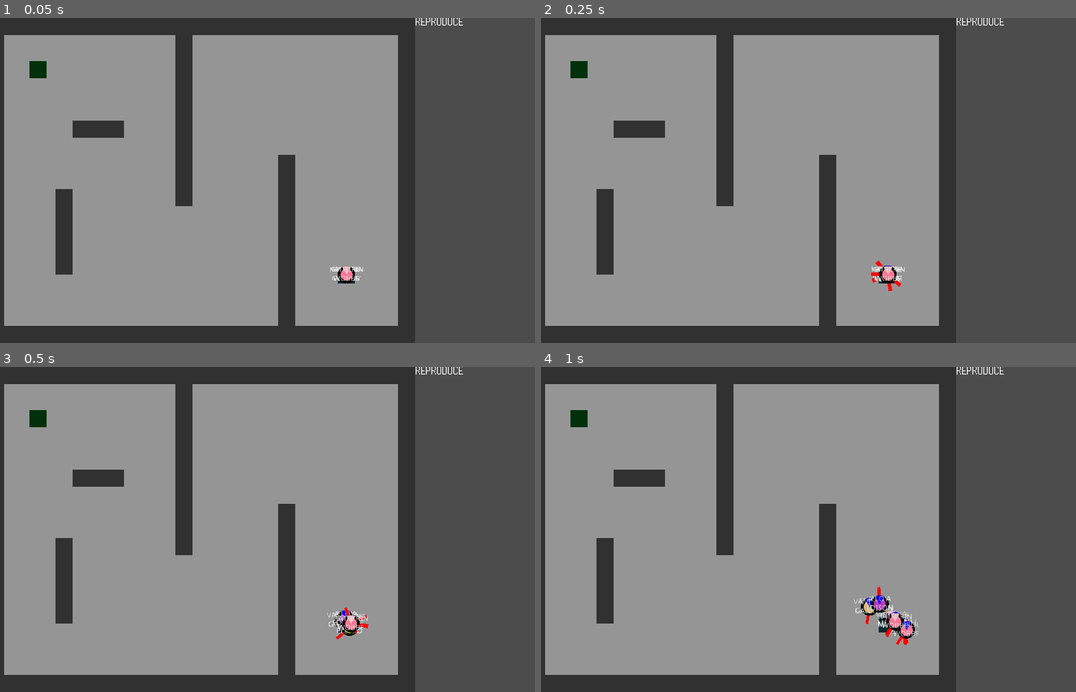
Above: before the commit, frames 1-4 (two rows, left to right).
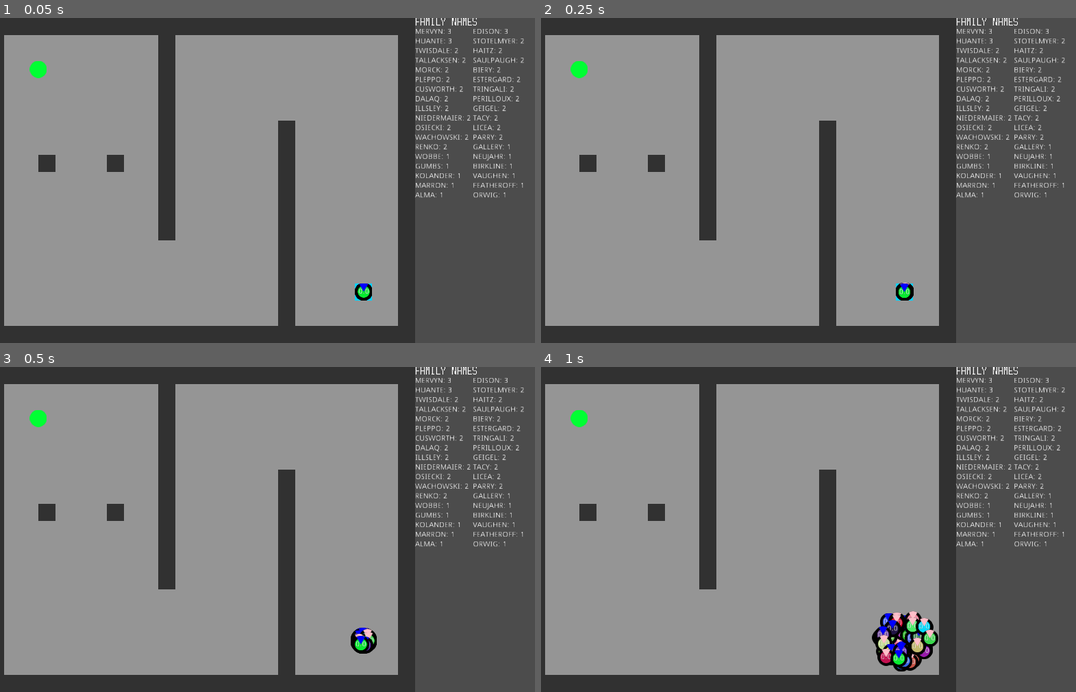
Above: after the commit, the same moments.

Repository: Thallium204/Genetics
Game: Godot game, scene res://Main.tscn
Same seed, same stepped clock (60 frames per second), same inputs: the game is played once before the commit and once after it.
Inputs:
- Up to frame 1 (0.05 s): no input
- Up to frame 2 (0.25 s): no input
- Up to frame 3 (0.5 s): no input
- Up to frame 4 (1 s): no input

The runs differ from the first frame. In frame 1, 8.2% of the frame differs, in the area x 5-98%, y 0-87%; in frame 2, 8.3%; in frame 3, 8.5%; in frame 4, 9.8%, in the area x 5-98%, y 0-94%.
Error after the commit: Division By Zero in operator '/'. (res://navigation.gd:15)

Commit message:
family update v.2.0

Diff:
--- a/Goal.tscn
+++ b/Goal.tscn
@@ -1,6 +1,6 @@
 [gd_scene load_steps=4 format=2]
 
-[ext_resource path="res://assets/wall.svg" type="Texture" id=1]
+[ext_resource path="res://assets/circle.svg" type="Texture" id=1]
 [ext_resource path="res://goal.gd" type="Script" id=2]
 
 [sub_resource type="RectangleShape2D" id=1]
--- a/Main.tscn
+++ b/Main.tscn
@@ -6,15 +6,16 @@
 [ext_resource path="res://gene_splicer.gd" type="Script" id=4]
 [ext_resource path="res://assets/floor.svg" type="Texture" id=5]
 [ext_resource path="res://voxilent.ttf" type="DynamicFontData" id=6]
+[ext_resource path="res://ui.gd" type="Script" id=7]
 
 [sub_resource type="ConvexPolygonShape2D" id=1]
 points = PoolVector2Array( 32, 32, 0, 32, 0, 0, 32, 0 )
 
-[sub_resource type="NavigationPolygon" id=3]
+[sub_resource type="NavigationPolygon" id=2]
 vertices = PoolVector2Array( 32, 32, 0, 32, 0, 0, 32, 0 )
 polygons = [ PoolIntArray( 0, 1, 2, 3 ) ]
 
-[sub_resource type="TileSet" id=2]
+[sub_resource type="TileSet" id=3]
 1/name = "wall.svg 1"
 1/texture = ExtResource( 3 )
 1/tex_offset = Vector2( 0, 0 )
@@ -63,10 +64,10 @@
 
 [node name="Map" type="TileMap" parent="."]
 show_behind_parent = true
-tile_set = SubResource( 2 )
+tile_set = SubResource( 3 )
 cell_size = Vector2( 32, 32 )
 format = 1
-tile_data = PoolIntArray( 0, 1, 0, 1, 1, 0, 2, 1, 0, 3, 1, 0 …(183 unchanged characters)… 0, 23, 1, 0, 24, 1, 0, 65536, 1, 0, 65547, 1, 0, 65560, 1, 0, 131072, 1, 0, 131083, 1, 0, 131096, 1, 0, 196608, 1, 0, 196619, 1, 0, 196632, 1, 0, 262144, 1, 0, 262155, 1, 0, 262168, 1, 0, 327680, 1, 0, 327691, 1, 0, 327704, 1, 0, 393216, 1, 0, 393221, 1, 0, 393222, 1, 0, 393223, 1, 0, 393227, 1, 0, 393240, 1, 0, 458752, 1, 0, 458763, 1, 0, 458776, 1, 0, 524288, 1, 0, 524299, 1, 0, 524305, 1, 0, 524312, 1, 0, 589824, 1, 0, 589835, 1, 0, 589841, 1, 0, 589848, 1, 0, 655360, 1, 0, 655364, 1, 0, 655371, 1, 0, 655377, 1, 0, 655384, 1, 0, 720896, 1, 0, 720900, 1, 0, 720913, 1, 0, 720920, 1, 0, 786432, 1, 0, 786436, 1, 0, 786449, 1, 0, 786456, 1, 0, 851968, 1, 0, 851972, 1, 0, 851985, 1, 0, 851992, 1, 0, 917504, 1, 0, 917508, 1, 0, 917521, 1, 0, 917528, 1, 0, 9830 …(503 unchanged characters)…
+tile_data = PoolIntArray( 0, 1, 0, 1, 1, 0, 2, 1, 0, 3, 1, 0 …(183 unchanged characters)… 0, 23, 1, 0, 24, 1, 0, 65536, 1, 0, 65546, 1, 0, 65560, 1, 0, 131072, 1, 0, 131082, 1, 0, 131096, 1, 0, 196608, 1, 0, 196618, 1, 0, 196632, 1, 0, 262144, 1, 0, 262154, 1, 0, 262168, 1, 0, 327680, 1, 0, 327690, 1, 0, 327704, 1, 0, 393216, 1, 0, 393226, 1, 0, 393233, 1, 0, 393240, 1, 0, 458752, 1, 0, 458762, 1, 0, 458769, 1, 0, 458776, 1, 0, 524288, 1, 0, 524291, 1, 0, 524295, 1, 0, 524298, 1, 0, 524305, 1, 0, 524312, 1, 0, 589824, 1, 0, 589834, 1, 0, 589841, 1, 0, 589848, 1, 0, 655360, 1, 0, 655370, 1, 0, 655377, 1, 0, 655384, 1, 0, 720896, 1, 0, 720906, 1, 0, 720913, 1, 0, 720920, 1, 0, 786432, 1, 0, 786442, 1, 0, 786449, 1, 0, 786456, 1, 0, 851968, 1, 0, 851985, 1, 0, 851992, 1, 0, 917504, 1, 0, 917521, 1, 0, 917528, 1, 0, 9830 …(503 unchanged characters)…
 script = ExtResource( 4 )
 __meta__ = {
 "_edit_lock_": true
@@ -76,22 +77,24 @@
 position = Vector2( 96, 96 )
 
 [node name="Spawn" type="Node2D" parent="Map"]
-position = Vector2( 672, 480 )
+position = Vector2( 704, 512 )
 __meta__ = {
 "_edit_group_": true
 }
 
 [node name="Sprite" type="Sprite" parent="Map/Spawn"]
 modulate = Color( 0, 0.835294, 1, 1 )
-texture = ExtResource( 3 )
+texture = ExtResource( 5 )
 
 [node name="BestPath" type="Line2D" parent="."]
+visible = false
 width = 5.0
 
 [node name="UI" type="Control" parent="."]
 margin_left = 800.0
 margin_right = 1024.0
 margin_bottom = 608.0
+script = ExtResource( 7 )
 __meta__ = {
 "_edit_use_anchors_": false
 }
@@ -107,4 +110,11 @@
 margin_right = 224.0
 margin_bottom = 16.0
 theme = SubResource( 5 )
-text = "Reproduce"
+text = "FAMILY NAMES"
+
+[node name="GridContainer" type="GridContainer" parent="UI/VBox"]
+margin_top = 20.0
+margin_right = 224.0
+margin_bottom = 608.0
+size_flags_vertical = 3
+columns = 2
--- a/Rocket.tscn
+++ b/Rocket.tscn
@@ -1,10 +1,14 @@
-[gd_scene load_steps=5 format=2]
+[gd_scene load_steps=6 format=2]
 
 [ext_resource path="res://rocket.gd" type="Script" id=1]
 [ext_resource path="res://assets/circle.svg" type="Texture" id=2]
 [ext_resource path="res://assets/quad.svg" type="Texture" id=3]
 
-[sub_resource type="CircleShape2D" id=1]
+[sub_resource type="PhysicsMaterial" id=1]
+friction = 0.0
+bounce = 0.1
+
+[sub_resource type="CircleShape2D" id=2]
 radius = 16.0
 
 [node name="Rocket" type="RigidBody2D" groups=[
@@ -12,6 +16,7 @@
 ]]
 collision_layer = 2
 mode = 2
+physics_material_override = SubResource( 1 )
 contacts_reported = 1
 contact_monitor = true
 script = ExtResource( 1 )
@@ -32,9 +37,10 @@
 texture = ExtResource( 3 )
 
 [node name="Shape" type="CollisionShape2D" parent="."]
-shape = SubResource( 1 )
+shape = SubResource( 2 )
 
 [node name="Name" type="Label" parent="."]
+visible = false
 margin_left = -40.0
 margin_top = -20.0
 margin_right = 40.0
@@ -46,4 +52,17 @@
 __meta__ = {
 "_edit_use_anchors_": false
 }
+
+[node name="Score" type="Label" parent="."]
+margin_left = -40.0
+margin_top = -20.0
+margin_right = 40.0
+margin_bottom = 20.0
+text = "0.0"
+align = 1
+valign = 1
+clip_text = true
+__meta__ = {
+"_edit_use_anchors_": false
+}
 [connection signal="body_entered" from="." to="." method="_on_Rocket_body_entered"]
--- a/gene_splicer.gd
+++ b/gene_splicer.gd
@@ -1,6 +1,7 @@
 extends TileMap
 
 signal begin_simulation
+signal rockets_spawned
 signal end_simulation
 
 var rng = RandomNumberGenerator.new()
@@ -8,7 +9,7 @@
 
 enum Sex{MALE,FEMALE}
 
-const ROCKETS: = 32
+const ROCKETS: = 64
 
 const POOL_MAX: = 25 # Maximum number of gene copies added
 const POOL_MIN: = 1 # Minimum number of gene copies added
@@ -36,6 +37,7 @@
 	get_parent().update_path()
 	randomize_gene_pool()
 	connect("begin_simulation",self,"spawn_rockets")
+	connect("rockets_spawned",get_parent().get_node("UI"),"display_info")
 	emit_signal("begin_simulation")
 
 
@@ -100,7 +102,28 @@
 	goal_positions.append(goal_position)
 
 
-func add_genes(genes,rocket_position):
+func add_to_gene_pool(genes):
+
+	var sex_pool = []
+	if genes.sex == Sex.MALE:
+		sex_pool = gene_pool.fathers
+	else:
+		sex_pool = gene_pool.mothers
+
+	if sex_pool.empty():
+		sex_pool.append(genes)
+		return
+
+	for genes_index in sex_pool.size():
+		var other_genes = sex_pool[genes_index]
+		if genes.genetic_score > other_genes.genetic_score:
+			sex_pool.insert(genes_index,genes)
+			return
+
+	sex_pool.append(genes)
+
+
+func get_genetic_score(rocket_position):
 
 	var closest_distance = WORLD_BORDERS.length()
 	for goal_position in goal_positions:
@@ -114,39 +137,16 @@
 	var timing_score = 1 - simul_time / SIMUL_TIME
 	# genetic_score: 1 ~ best | 0 ~ worst
 	var genetic_score = (pow(2,closeness_score) - 1 + pow(2,timing_score) - 1) / 2.0
-
-	genes.genetic_score = genetic_score
-
-	add_to_gene_pool(genes)
-
-
-func add_to_gene_pool(genes):
-
-	var sex_pool = []
-	if genes.sex == Sex.MALE:
-		sex_pool = gene_pool.fathers
-	else:
-		sex_pool = gene_pool.mothers
-
-	if sex_pool.empty():
-		sex_pool.append(genes)
-		return
-
-	for genes_index in sex_pool.size():
-		var other_genes = sex_pool[genes_index]
-		if genes.genetic_score > other_genes.genetic_score:
-			sex_pool.insert(genes_index,genes)
-			return
-
-	sex_pool.append(genes)
+	print(closeness_score," ",timing_score," ",genetic_score)
+	return genetic_score
 
 
 func spawn_rockets():
-
+	print(get_tree().get_nodes_in_group("rocket").size())
 	#print_gene_pool(gene_pool)
-	print("\n")
+	#print("\n")
 	var relationships = min(gene_pool.mothers.size(),gene_pool.fathers.size())
-	for relation_id in min(gene_pool.mothers.size(),gene_pool.fathers.size()):
+	for relation_id in relationships:
 
 		var childrens_genes = get_childrens_genes()
 		for genes in childrens_genes:
@@ -159,45 +159,61 @@
 			rocket.thrust_time = SIMUL_TIME / float(thrust_length)
 			add_child(rocket)
 
+	var new_rockets_needed = ROCKETS - get_tree().get_nodes_in_group("rocket").size()
+	#print("extra rockets = ",new_rockets_needed)
+	for new_rocket_id in max(0,new_rockets_needed):
+
+		var rocket = rocket_load.instance()
+		rocket.position = $Spawn.position
+		connect("end_simulation",rocket,"die")
+		rocket.genes = generate_random_gene()
+		rocket.update_visuals(family_colors[rocket.genes.family_name])
+		rocket.thrust_time = SIMUL_TIME / float(thrust_length)
+		add_child(rocket)
+
 	gene_pool.fathers = []
 	gene_pool.mothers = []
 
+	emit_signal("rockets_spawned")
+
 
 func get_childrens_genes():
 
-	var father_genes = {}
-	var mother_genes = {}
+	var parents_genes = get_parents_genes()
+	var father_genes = parents_genes[0]
+	var mother_genes = parents_genes[1]
+	if mother_genes.empty() or father_genes.empty():
+		return []
+
+	#print(father_genes.first_name," ",father_genes.family_name," + ",
+	#mother_genes.first_name," ",mother_genes.family_name," = ")
+
+	var has_male_heir = false
+	var childrens_genes = []
+	var children_to_birth = round(rng.randfn(2.1,0.5))
+	for child_index in children_to_birth:
+		var child_genes = create_child_from_parents(father_genes,mother_genes)
+		#print("   ",child_genes.first_name," ",child_genes.family_name)
+		if child_genes.sex == Sex.MALE:
+			has_male_heir = true
+		childrens_genes.append(child_genes)
+
+#	if not has_male_heir:
+#		var child_genes = create_child_from_parents(father_genes,mother_genes,Sex.MALE)
+#		print("   ",child_genes.first_name," ",child_genes.family_name)
+#		childrens_genes.append(child_genes)
+
+	return childrens_genes
+
+
+func get_parents_genes():
 	for pot_mother_genes in gene_pool.mothers:
 		for pot_father_genes in gene_pool.fathers:
 			# incest prevention
 			if pot_mother_genes.family_name != pot_father_genes.family_name:
-				father_genes = pot_father_genes
 				gene_pool.fathers.erase(pot_father_genes)
-				mother_genes = pot_mother_genes
 				gene_pool.mothers.erase(pot_mother_genes)
-				break
-	if mother_genes.empty() or father_genes.empty():
-		return []
-
-	print(father_genes.first_name," ",father_genes.family_name," + ",
-	mother_genes.first_name," ",mother_genes.family_name," = ")
-
-	var has_male_heir = false
-	var childrens_genes = []
-	var children_to_birth = round(rng.randf_range(1.0,3.2))
-	for child_index in 3:
-		var child_genes = create_child_from_parents(father_genes,mother_genes)
-		print("   ",child_genes.first_name," ",child_genes.family_name)
-		if child_genes.sex == Sex.MALE:
-			has_male_heir = true
-		childrens_genes.append(child_genes)
-
-	if not has_male_heir:
-		var child_genes = create_child_from_parents(father_genes,mother_genes)
-		print("   ",child_genes.first_name," ",child_genes.family_name)
-		childrens_genes.append(child_genes)
-
-	return childrens_genes
+				return [pot_father_genes,pot_mother_genes]
 
 
 func create_child_from_parents(father_genes,mother_genes,prefered_sex=-1):
@@ -207,7 +223,8 @@
 
 	var thrust_sequence = PoolVector2Array()
 	for index in thrust_length:
-		thrust_sequence.append(father_genes.thrust_sequence[index] if index % 2 == 0 else mother_genes.thrust_sequence[index])
+		var new_thrust = (father_genes.thrust_sequence[index] + mother_genes.thrust_sequence[index]).normalized()
+		thrust_sequence.append(new_thrust)
 	thrust_sequence = mutate(thrust_sequence)
 
 	return {
@@ -221,9 +238,7 @@
 
 func generate_random_gene(prefered_sex=-1):
 
-	var family_name = get_random_entry(family_names,true)
-	family_colors[family_name] = Color(rng.randf_range(0,1),rng.randf_range(0,1),rng.randf_range(0,1))
-
+	var family_name = get_random_family_name()
 	var sex:int
 	if prefered_sex >= 0:
 		sex = prefered_sex
@@ -243,6 +258,12 @@
 			"family_name": family_name,
 			"thrust_sequence":thrust_sequence,
 	}
+
+
+func get_random_family_name():
+	var family_name = get_random_entry(family_names,true)
+	family_colors[family_name] = Color(rng.randf_range(0,1),rng.randf_range(0,1),rng.randf_range(0,1))
+	return family_name
 
 
 func mutate(thrust_sequence):
@@ -287,11 +308,11 @@
 		print("  score = ",genes.genetic_score)
 
 
-
 func _physics_process(delta):
 
 	simul_time += delta
 	if simul_time >= SIMUL_TIME:
 		emit_signal("end_simulation")
-		emit_signal("begin_simulation")
-		simul_time -= SIMUL_TIME
+		if get_tree().get_nodes_in_group("rocket").empty():
+			simul_time -= SIMUL_TIME
+			emit_signal("begin_simulation")
--- a/rocket.gd
+++ b/rocket.gd
@@ -28,8 +28,15 @@
 
 	if delta_time >= thrust_time:
 		delta_time -= thrust_time
+		update_genetic_score()
+		thrust()
 
-		thrust()
+
+func update_genetic_score():
+	var new_genetic_score = get_parent().get_genetic_score(position)
+	if new_genetic_score > genes.genetic_score:
+		genes.genetic_score = new_genetic_score
+	$Score.text = str(stepify(genes.genetic_score,0.01))
 
 
 func thrust():
@@ -47,7 +54,7 @@
 
 
 func _draw():
-
+	return
 	draw_line(Vector2.ZERO,-applied_force.normalized() * 32,Color.red,5.0)
 
 
@@ -59,5 +66,6 @@
 
 
 func die():
-	get_parent().add_genes(genes,position)
+	update_genetic_score()
+	get_parent().add_to_gene_pool(genes.duplicate(true))
 	queue_free()
--- /dev/null
+++ b/ui.gd
@@ -0,0 +1,34 @@
+extends Control
+
+var last_family_names = []
+
+func display_info():
+
+	for label in $VBox/GridContainer.get_children():
+		label.free()
+
+	var rocket_array = get_tree().get_nodes_in_group("rocket")
+	var family_populations = {}
+
+	var largest_pop = 0
+	for rocket in rocket_array:
+		var family_name = rocket.genes.family_name
+		if family_populations.has(family_name):
+			family_populations[family_name] += 1
+		else:
+			family_populations[family_name] = 1
+		if family_populations[family_name] > largest_pop:
+			largest_pop = family_populations[family_name]
+
+	for pop in range(largest_pop,0,-1):
+		for family_name in family_populations:
+			if family_populations[family_name] == pop:
+				var label = Label.new()
+				if family_name in last_family_names:
+					label.modulate = Color.red
+				label.text = family_name + ": " + str(pop)
+				$VBox/GridContainer.add_child(label)
+
+	last_family_names = []
+	for family_name in family_populations:
+		last_family_names.append(family_name)
Not shown: 2 places in Main.tscn that only renumber resources
